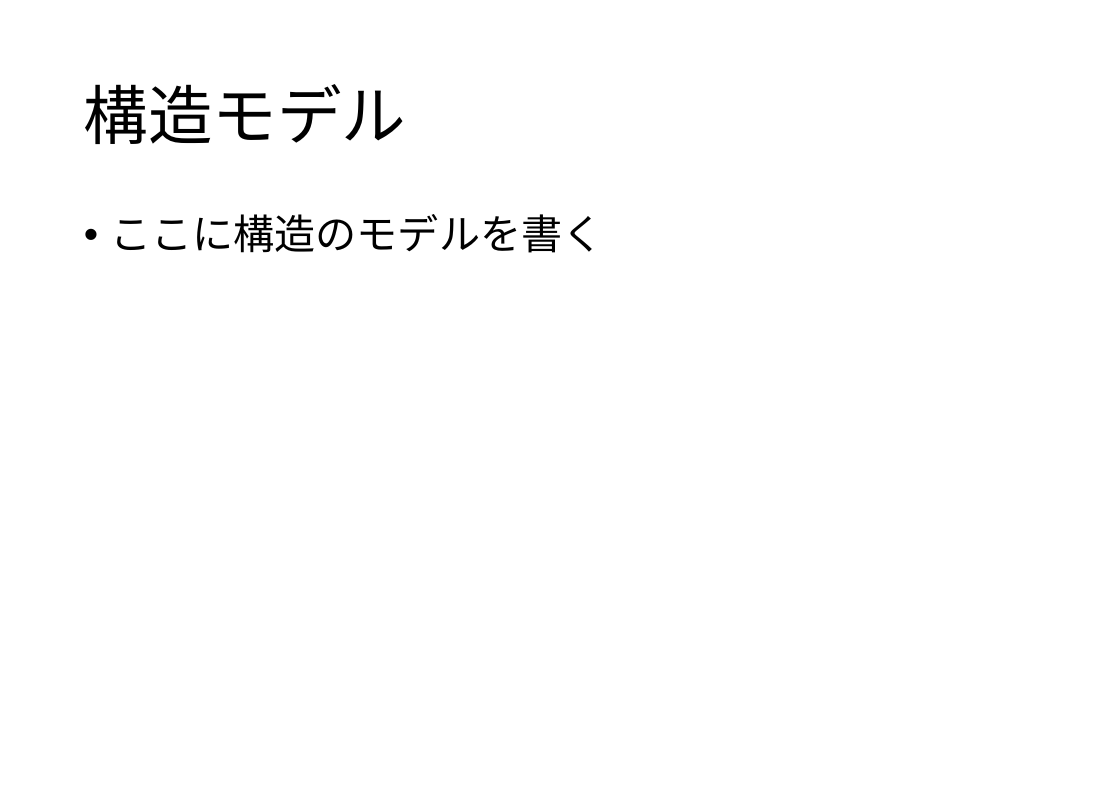
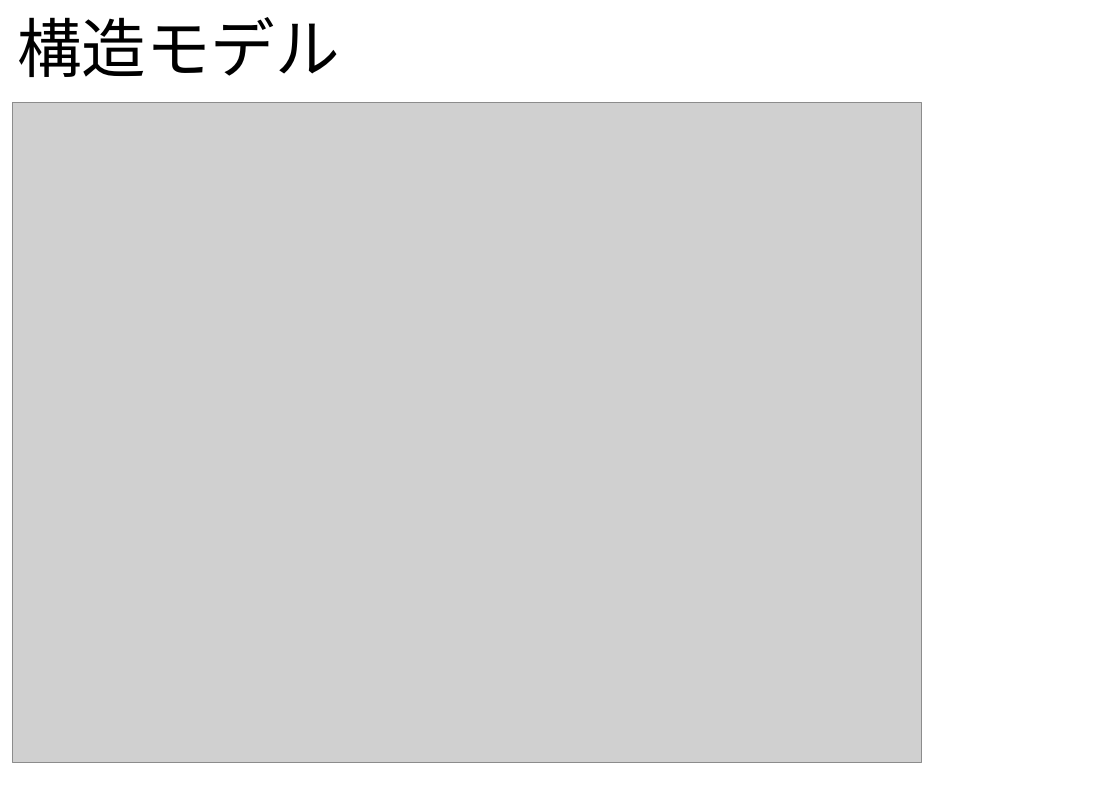
Before and after one commit to SSS-etrobo-2023/master, a slide deck: slide 3 of document/PRI_040_RWKYI.pptx. Drawn at 1120x792 pixels with LibreOffice and Linux fonts; fonts in the diff are those of the drawing; grey boxes stand for pictures. Boxes give left, top, right and bottom in pixels: in the first picture for what was removed or moved away, otherwise in the second. Text is boxed around its words. In the diff, an @@ line names an element or a change of style, - is before the commit and + after.

Commit message:
モデル図 マージ

```diff
--- a/document/PRI_040_RWKYI.pptx
+++ b/document/PRI_040_RWKYI.pptx
@@ text "構造モデル" moved from (x1=84, y1=84, x2=407, y2=144) to (x1=17, y1=17, x2=340, y2=77) @@
@@ text "構造モデル" at (x1=17, y1=17, x2=340, y2=77): vertical alignment middle to top @@
@@ picture added at (x1=12, y1=103, x2=921, y2=763) @@
@@ text removed at (x1=110, y1=214, x2=603, y2=253) @@
-• ここに構造のモデルを書く
```
Also in this commit, not shown: 3 other slides changed, 1 slide removed.
